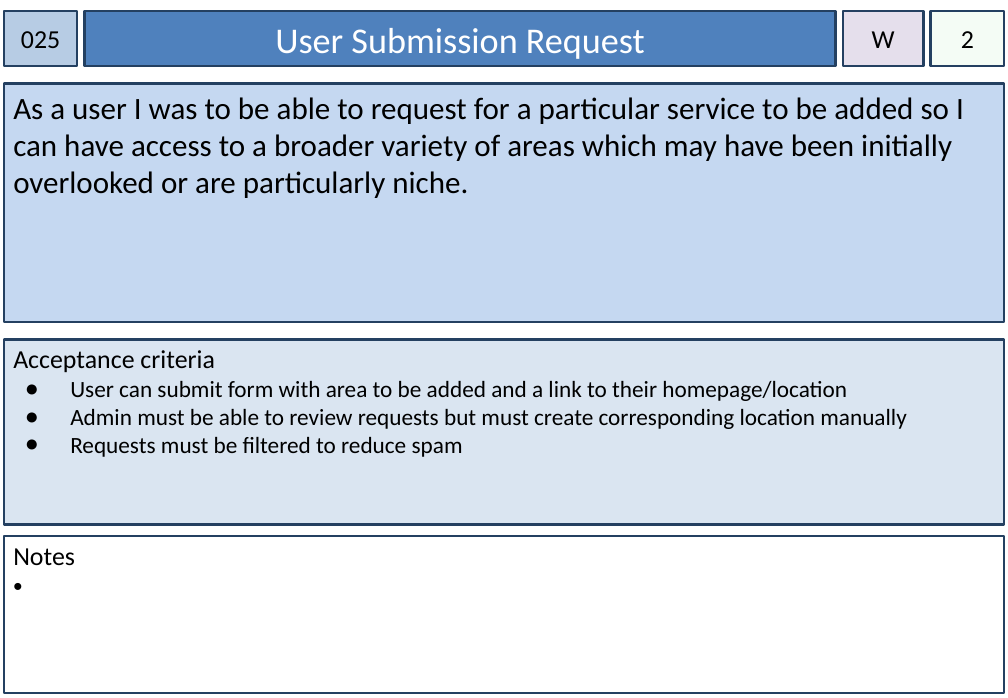
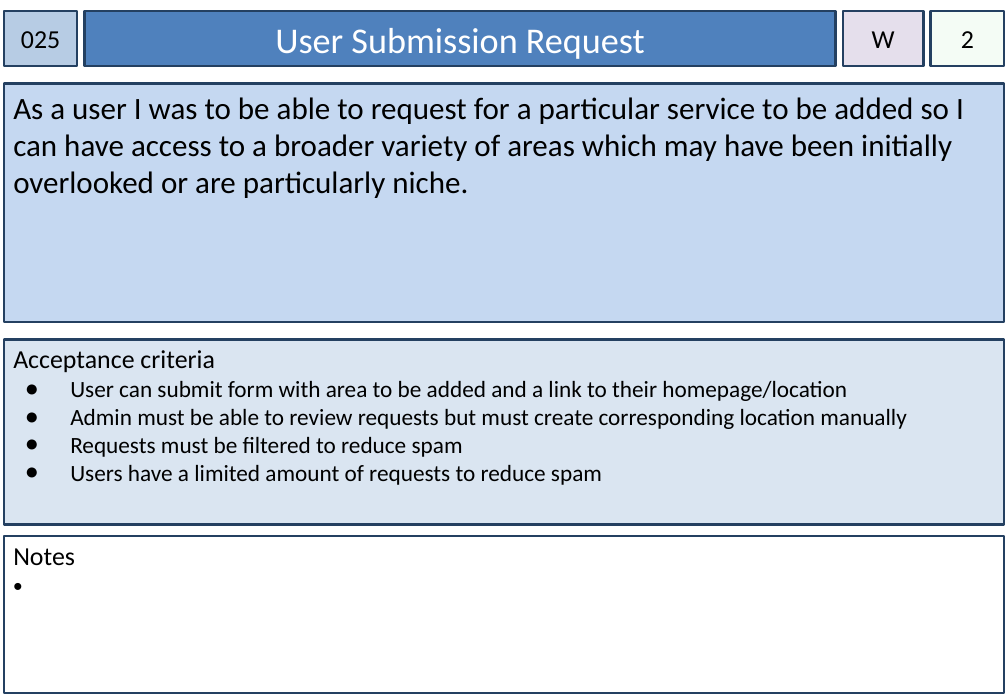
Before and after one commit to rickmccasker/IFB299, a slide deck: slide 27 of Documents/Story Cards.pptx. Drawn at 1008x698 pixels with LibreOffice and Linux fonts; fonts in the diff are those of the drawing. Boxes give left, top, right and bottom in pixels: in the first picture for what was removed or moved away, otherwise in the second. Text is boxed around its words. In the diff, an @@ line names an element or a change of style, - is before the commit and + after.

```diff
--- a/Documents/Story Cards.pptx
+++ b/Documents/Story Cards.pptx
@@ text in rectangle at box(70, 465, 602, 485): paragraph added @@
+● Users have a limited amount of requests to reduce spam
```
Also in this commit, not shown: 15 other slides changed, 1 slide added, 22 other files.
